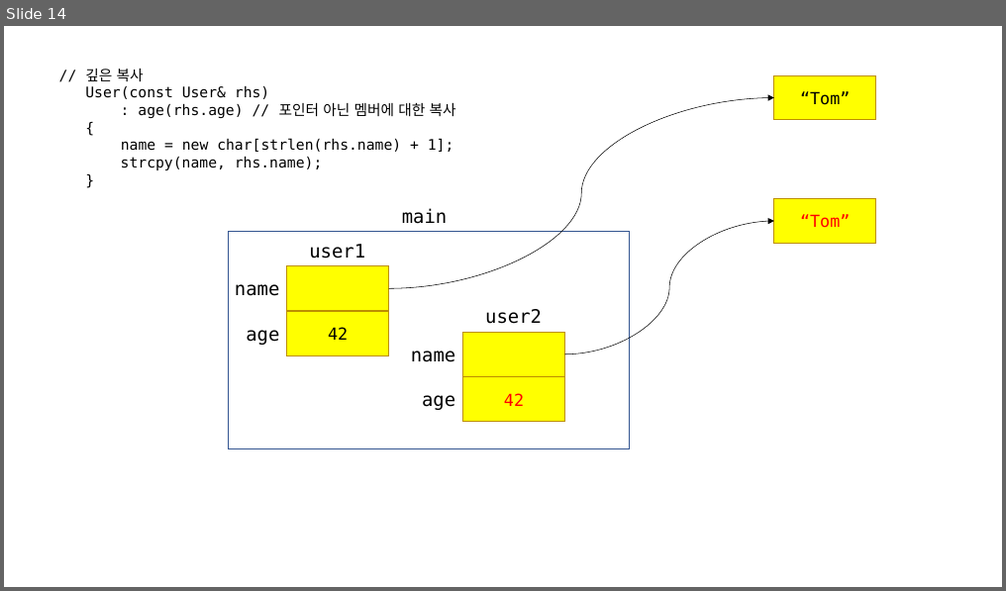
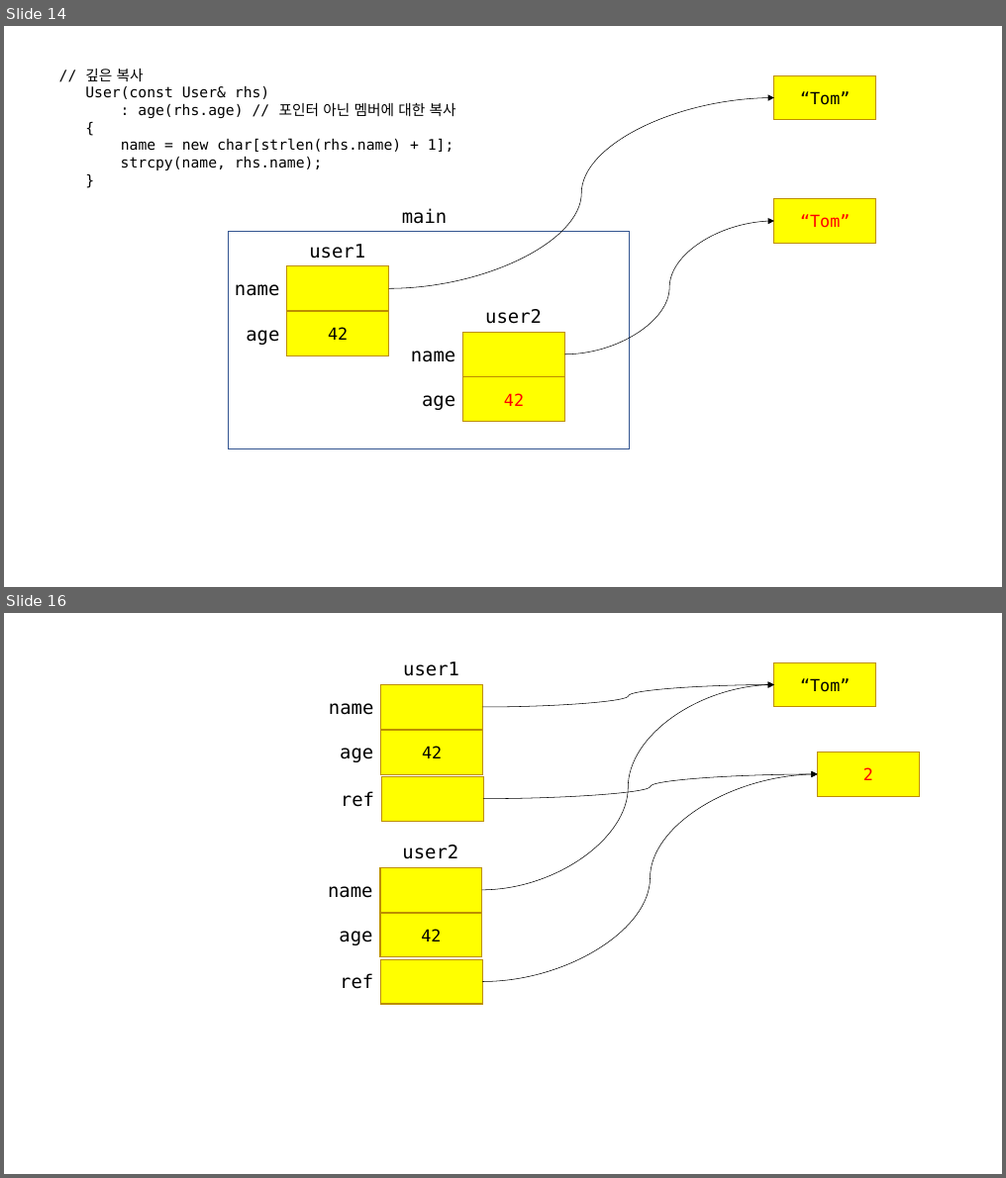
Before and after one commit to Seyoung9304/hyundai_swip, a slide deck: cpp/230223.pptx. Shown one above the other, each under a label of ours: slide 14 before the commit, slides 14 and 16 after it; the slides between them are not shown. The pictures are 1006x591 and 1006x1178 pixels, drawn with LibreOffice and Linux fonts; fonts in the diff are those of the drawing. Boxes give left, top, right and bottom in pixels: in the first picture for what was removed or moved away, otherwise in the second. Text is boxed around its words. In the diff, an @@ line names an element or a change of style, - is before the commit and + after.

```diff
--- a/cpp/230223.pptx
+++ b/cpp/230223.pptx
@@ slide 16 added at <box>4,613,1002,1174</box>, background #FFFFFF @@
@@ text added at <box>403,662,459,676</box>, 18 pt, text #000000 @@
+user1
@@ rectangle added at <box>774,663,876,707</box>, fill #FFFF00, outline #BD8E00 1 pt, 16 pt, text #000000 @@
+“Tom”
@@ rectangle added at <box>381,685,483,729</box>, fill #FFFF00, outline #BD8E00 1 pt @@
@@ curved arrow added from (481, 890) to (774, 685), #000000 0.5 pt @@
@@ curved arrow added from (483, 707) to (774, 685), #000000 0.5 pt @@
@@ text added at <box>329,703,374,715</box>, 18 pt, text #000000 @@
+name
@@ rectangle added at <box>381,730,483,774</box>, fill #FFFF00, outline #BD8E00 1 pt, 16 pt, text #000000 @@
+42
@@ text added at <box>340,748,373,762</box>, 18 pt, text #000000 @@
+age
@@ rectangle added at <box>818,753,920,796</box>, fill #FFFF00, outline #BD8E00 1 pt, 16 pt, text #FF0000 @@
+2
@@ rectangle added at <box>382,777,484,821</box>, fill #FFFF00, outline #BD8E00 1 pt @@
@@ curved arrow added from (483, 982) to (818, 774), #000000 0.5 pt @@
@@ curved arrow added from (484, 799) to (818, 774), #000000 0.5 pt @@
@@ text added at <box>341,791,374,807</box>, 18 pt, text #000000 @@
+ref
@@ text added at <box>402,845,458,860</box>, 18 pt, text #000000 @@
+user2
@@ rectangle added at <box>380,867,482,912</box>, fill #FFFF00, outline #BD8E00 1 pt @@
@@ text added at <box>328,886,373,898</box>, 18 pt, text #000000 @@
+name
@@ text added at <box>339,931,372,946</box>, 18 pt, text #000000 @@
+age
@@ rectangle added at <box>380,913,482,958</box>, fill #FFFF00, outline #BD8E00 1 pt, 16 pt, text #000000 @@
+42
@@ rectangle added at <box>381,959,483,1004</box>, fill #FFFF00, outline #BD8E00 1 pt @@
@@ text added at <box>340,973,373,989</box>, 18 pt, text #000000 @@
+ref
```
Also in this commit, not shown: 5 other slides added, 1 other file.
